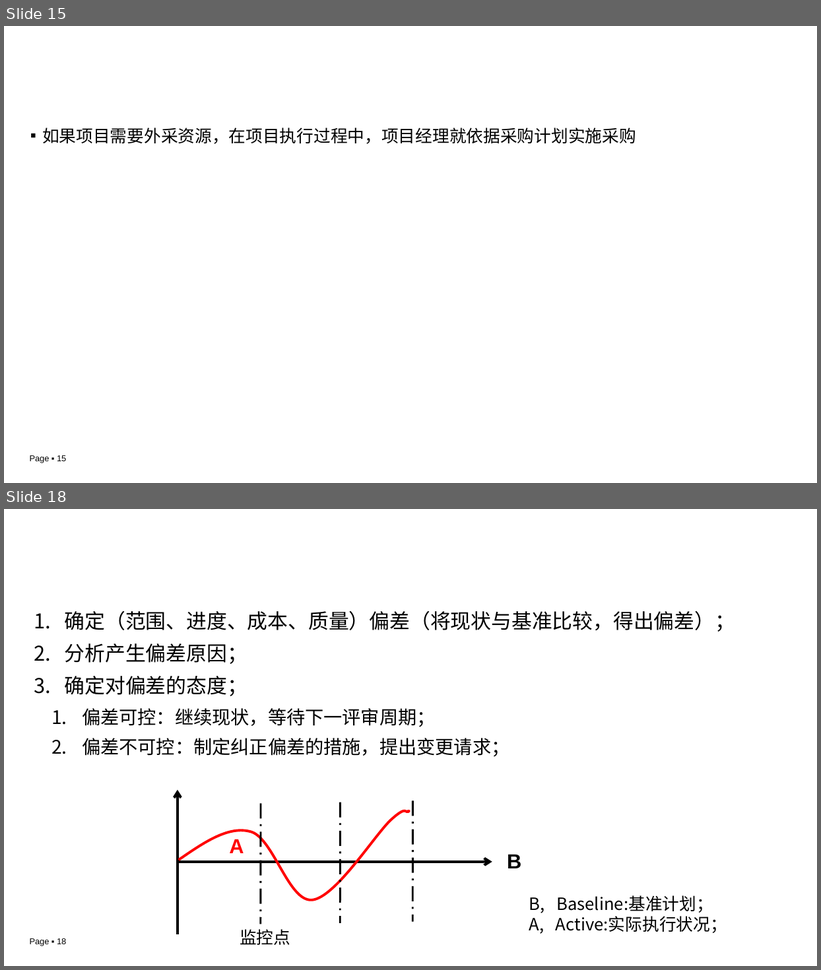
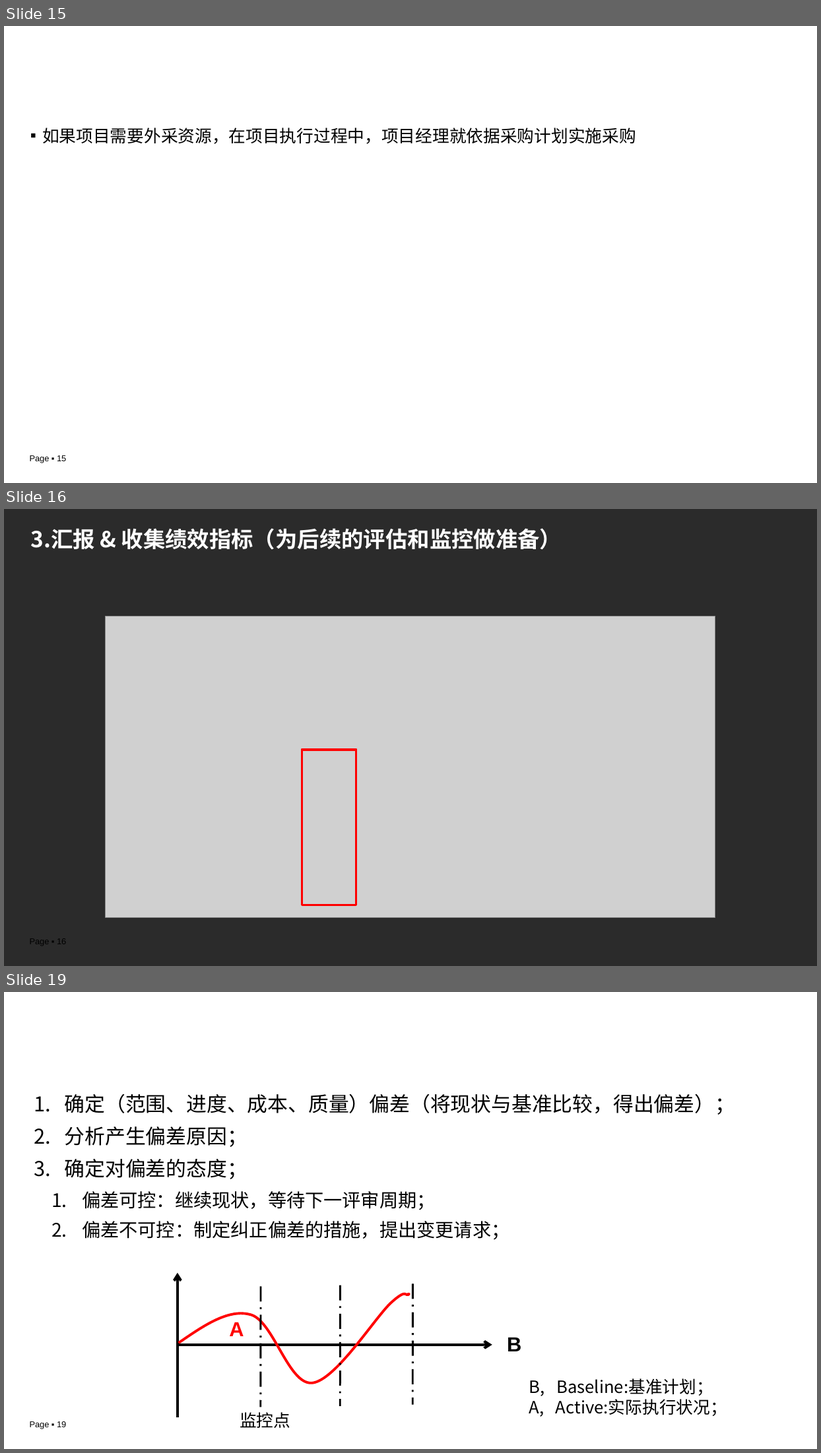
Before and after one commit to edu2act/course-IT-Project-Management, a slide deck: materials/slides/ch04.pptx. Shown one above the other, each under a label of ours: slides 15 and 18 before the commit, slides 15, 16 and 19 after it; the slides between them are not shown. The pictures are 821x970 and 821x1453 pixels, drawn with LibreOffice and Linux fonts; fonts in the diff are those of the drawing; grey boxes stand for pictures; background and template pictures are left out; a plain dark background stands for a picture behind light text. Boxes give left, top, right and bottom in pixels: in the first picture for what was removed or moved away, otherwise in the second. Text is boxed around its words. In the diff, an @@ line names an element or a change of style, - is before the commit and + after.

```diff
--- a/materials/slides/ch04.pptx
+++ b/materials/slides/ch04.pptx
@@ slide 16 added at (x1=4, y1=509, x2=817, y2=966), background picture (left out); not listed: 1 template element that a slide beside it also shows @@
@@ title added at (x1=30, y1=528, x2=562, y2=549), 26 pt, text #FFFFFF, bold @@
+3.汇报 & 收集绩效指标（为后续的评估和监控做准备）
@@ picture added at (x1=106, y1=617, x2=716, y2=918) @@
@@ rectangle added at (x1=302, y1=750, x2=356, y2=906), outline #FF0000 3 pt @@
@@ what was slide 18 is now slide 19 @@
```
Also in this commit, not shown: 8 slides changed, 1 other slide added, 1 slide removed, 2 other files.
